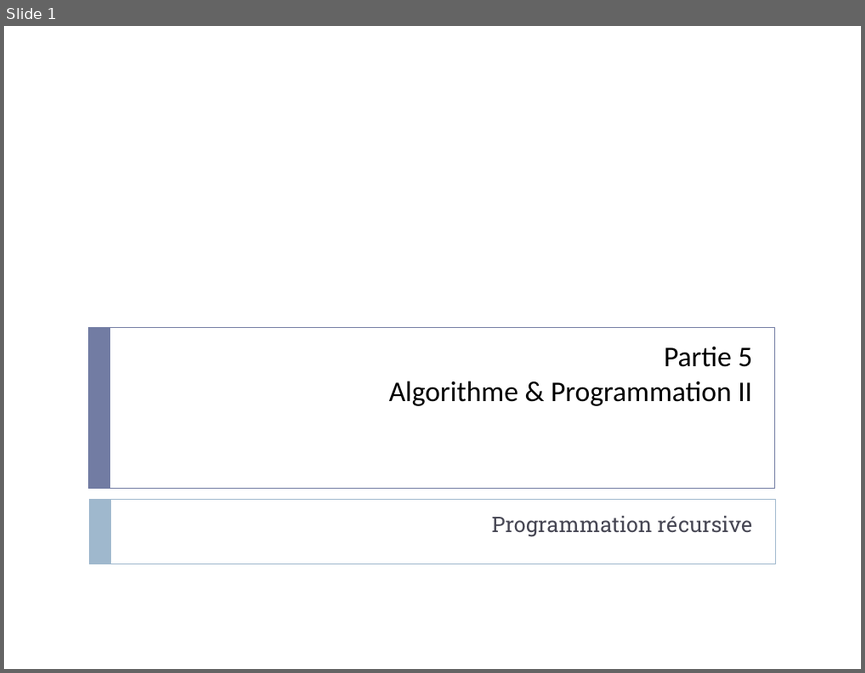
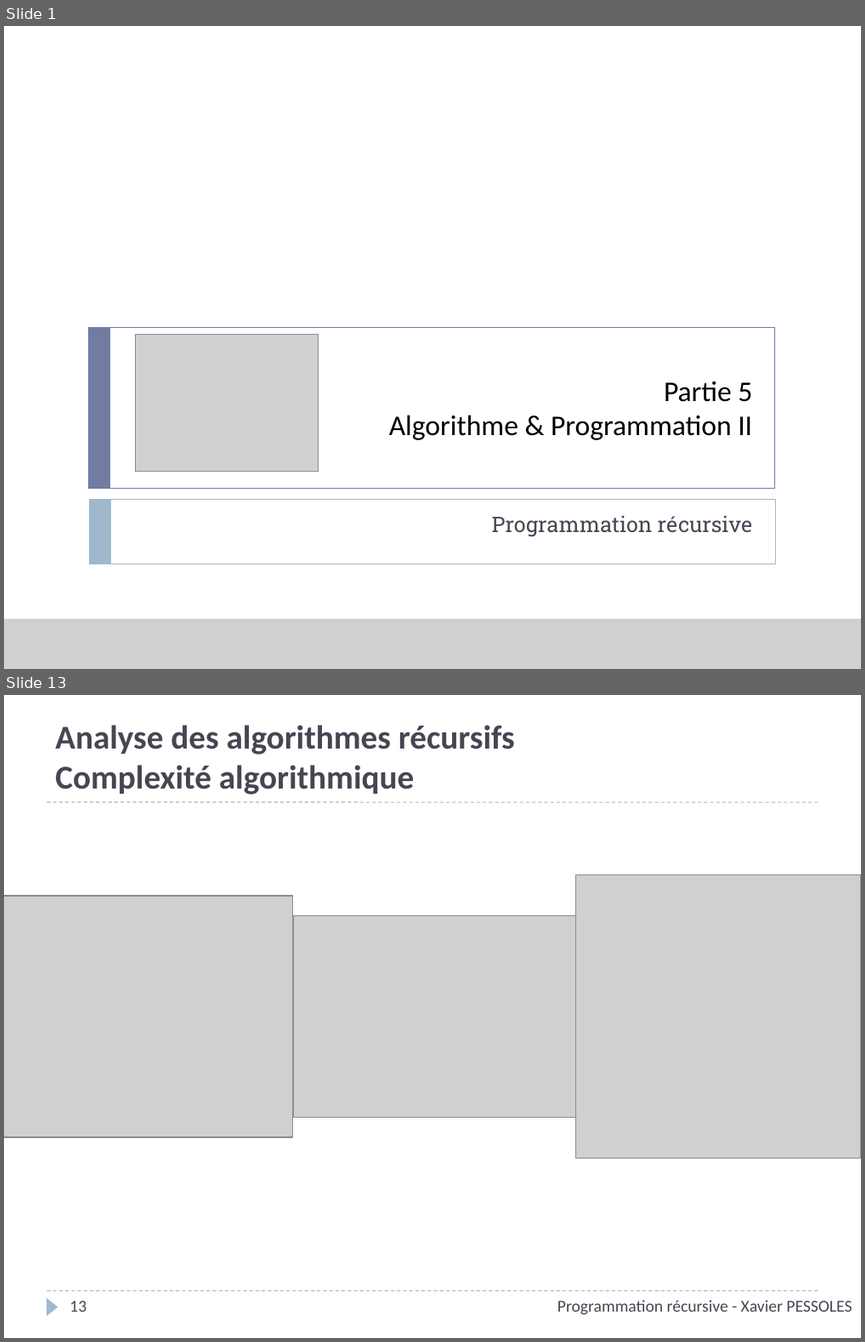
Before and after one commit to xpessoles/Informatique, a slide deck: P_05_AlgorithmiqueProgrammation/01_Recursivite/Presentation/P_05_01_Recursivite_Cours_PPT.pptx. Shown one above the other, each under a label of ours: slide 1 before the commit, slides 1 and 13 after it; the slides between them are not shown. The pictures are 865x673 and 865x1342 pixels, drawn with LibreOffice and Linux fonts; fonts in the diff are those of the drawing; grey boxes stand for pictures; background and template pictures are left out. Boxes give left, top, right and bottom in pixels: in the first picture for what was removed or moved away, otherwise in the second. Text is boxed around its words. In the diff, an @@ line names an element or a change of style, - is before the commit and + after.

```diff
--- a/P_05_AlgorithmiqueProgrammation/01_Recursivite/Presentation/P_05_01_Recursivite_Cours_PPT.pptx
+++ b/P_05_AlgorithmiqueProgrammation/01_Recursivite/Presentation/P_05_01_Recursivite_Cours_PPT.pptx
@@ slide 13 added at [4, 695, 861, 1338], background #FFFFFF @@
@@ title added at [55, 725, 515, 794], 28 pt, text #464653, bold @@
+Analyse des algorithmes récursifs
+Complexité algorithmique
@@ line added from (46, 802) to (818, 802), #9FB8CD 0.75 pt dashed @@
@@ picture added at [4, 896, 292, 1137] @@
@@ picture added at [575, 875, 861, 1158] @@
@@ picture added at [294, 916, 577, 1117] @@
@@ line added from (46, 1291) to (818, 1291), #9FB8CD 0.75 pt dashed @@
@@ triangle added at [46, 1298, 58, 1315], fill #9FB8CD @@
@@ page number added at [69, 1300, 86, 1311], 14 pt, text #464653 @@
+13
@@ text added at [557, 1299, 851, 1315], 14 pt, text #464653 @@
+Programmation récursive - Xavier PESSOLES
@@ slide 1 changed as well @@
@@ rectangle added at [4, 26, 861, 669], fill #FFFFFF at 75% opacity @@
@@ title "Partie 5 Algorithme & Programmation ...": place and size @@
-title "Partie 5 Algorithme & Programmation ..." at [389, 346, 752, 406]
+title "Partie 5 Algorithme & Programmation ..." at [389, 380, 752, 440]
@@ picture added at [136, 334, 318, 471] @@
@@ picture added at [4, 619, 861, 669] @@
```
Also in this commit, not shown: 13 other slides added, 2 slides removed, 4 other files.
